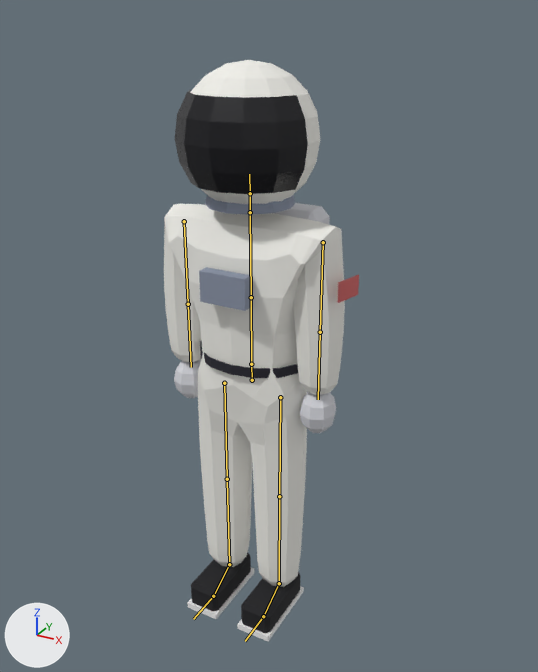
A saved change to the glTF model public/models/lou-gnar.glb.
Camera for both pictures: a 50 mm camera at (1.14, -1.96, 2.06) aimed at (-0.02, 0.16, 1.0). Lighting does not change. The marker at lower left points along +X, +Y and +Z. The first picture is the older version. The bones that change, and the others that lie on the model, are drawn over the model as lines.

The first picture shows 'LouGnar'.
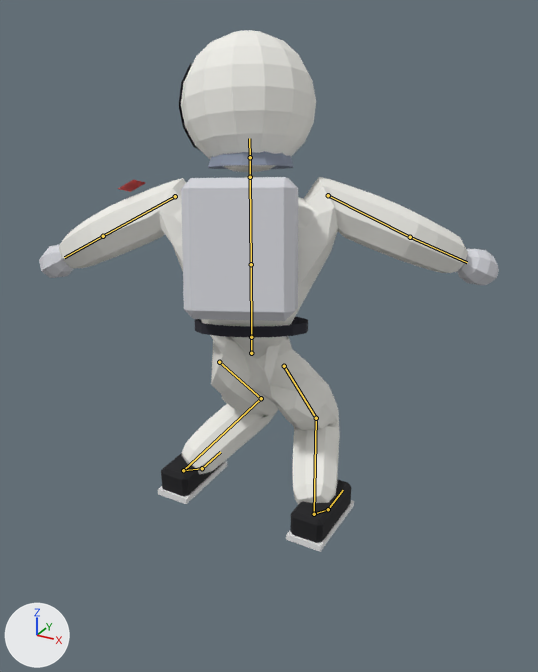
The newer file adds an action. The first version stands in its rest pose; the second is drawn at frame 10 of the action 'bs180'.

The edits, one by one:
Bone 'Hips' (bone_hips) moves from (0.0, 0.0, 0.0) to (0.0, 0.1, 0.0).
Bone 'Hips' (bone_hips) turns from (0, 0, 0) to (0, -160, 0) degrees about its own x, y and z.
Bone 'LeftUpLeg' (bone_leftupleg) turns from (0, 0, 0) to (46, -160, 0) degrees about its own x, y and z.
Bone 'LeftLeg' (bone_leftleg) turns from (0, 0, 0) to (-97, 26, 9) degrees about its own x, y and z.
Bone 'LeftFoot' (bone_leftfoot) turns from (0, 0, 0) to (1, -27, 180) degrees about its own x, y and z.
Bone 'RightUpLeg' (bone_rightupleg) turns from (0, 0, 0) to (37, -159, 2) degrees about its own x, y and z.
Bone 'RightLeg' (bone_rightleg) turns from (0, 0, 0) to (-95, -24, -9) degrees about its own x, y and z.
Bone 'RightFoot' (bone_rightfoot) turns from (0, 0, 0) to (-8, 26, 178) degrees about its own x, y and z.
Bone 'Spine' (bone_spine) turns from (0, 0, 0) to (14, 1, -2) degrees about its own x, y and z.
Bone 'LeftArm' (bone_leftarm) turns from (0, 0, 0) to (-4, -8, -63) degrees about its own x, y and z.
Bone 'LeftForeArm' (bone_leftforearm) turns from (0, 0, 0) to (-26, 0, 0) degrees about its own x, y and z.
Bone 'Head' (bone_head) turns from (0, 0, 0) to (6, 23, 0) degrees about its own x, y and z.
Bone 'RightArm' (bone_rightarm) turns from (0, 0, 0) to (-3, 5, 63) degrees about its own x, y and z.
Bone 'RightForeArm' (bone_rightforearm) turns from (0, 0, 0) to (-26, 0, 0) degrees about its own x, y and z.

What differs and where, as boxes (x1, y1, x2, y2) in the pictures (538 x 672 px):
'LouGnar', posed (135% wider, 10% shorter)
    before: (164, 60, 359, 641)
    after: (39, 30, 499, 552)
bone 'Hips', root to tip
    before: (252, 380) to (251, 364)
    after: (251, 353) to (251, 337)
bone 'LeftUpLeg', root to tip
    before: (280, 397) to (279, 496)
    after: (219, 362) to (261, 398)
bone 'LeftLeg', root to tip
    before: (279, 496) to (279, 583)
    after: (261, 398) to (183, 470)
bone 'LeftFoot', root to tip
    before: (279, 583) to (263, 616)
    after: (183, 470) to (202, 468)
bone 'RightUpLeg', root to tip
    before: (224, 383) to (227, 479)
    after: (284, 366) to (316, 418)
bone 'RightLeg', root to tip
    before: (227, 479) to (229, 564)
    after: (316, 418) to (314, 514)
bone 'RightFoot', root to tip
    before: (229, 564) to (213, 596)
    after: (314, 514) to (328, 509)
bone 'Spine', root to tip
    before: (251, 364) to (251, 297)
    after: (251, 337) to (251, 264)
bone 'LeftArm', root to tip
    before: (323, 242) to (320, 332)
    after: (175, 196) to (103, 236)
bone 'LeftForeArm', root to tip
    before: (320, 332) to (318, 399)
    after: (103, 236) to (64, 257)
bone 'Head', root to tip
    before: (250, 193) to (249, 174)
    after: (250, 157) to (249, 138)
bone 'RightArm', root to tip
    before: (184, 221) to (188, 304)
    after: (328, 195) to (410, 237)
bone 'RightForeArm', root to tip
    before: (188, 304) to (191, 367)
    after: (410, 237) to (467, 262)
